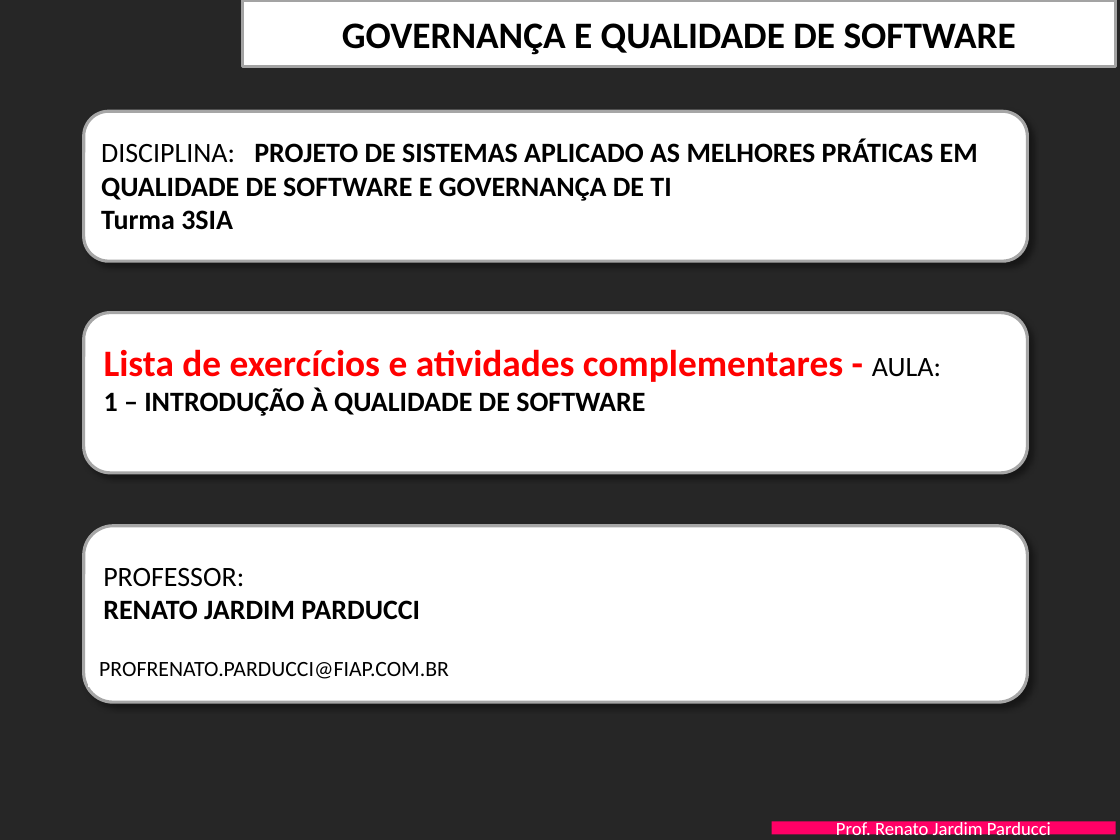
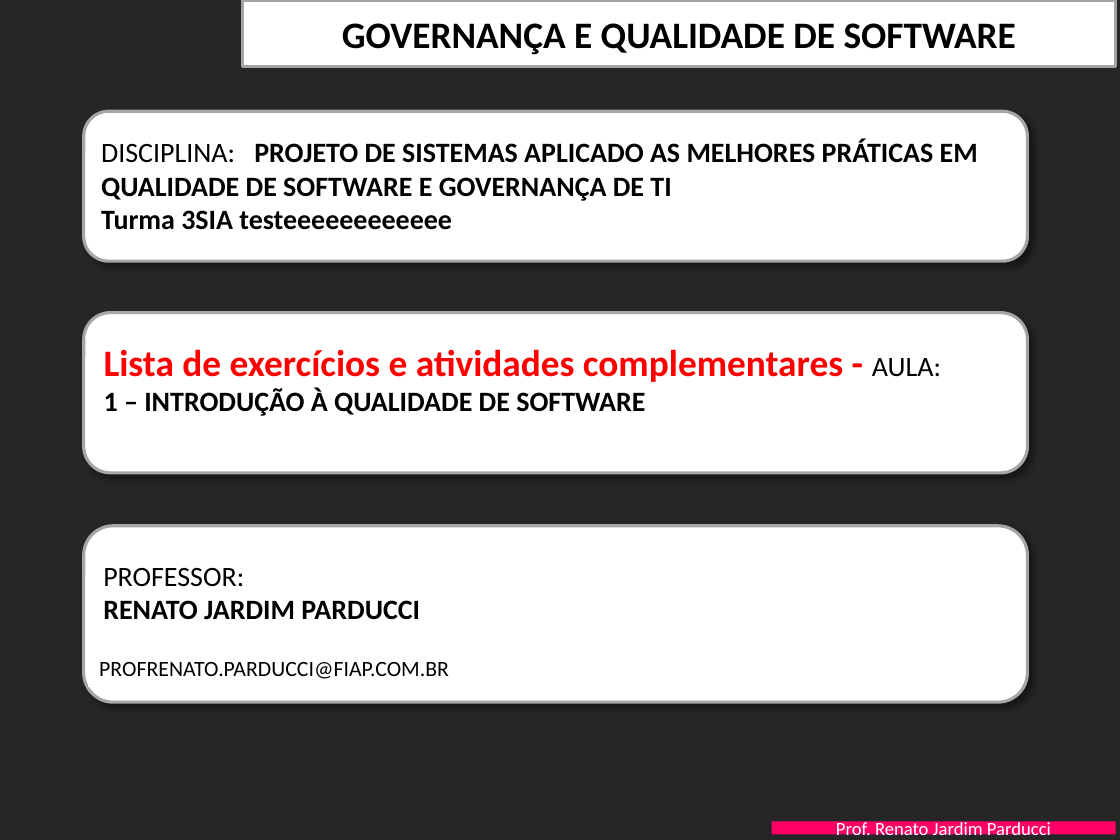
Before and after one commit to Trovovz/SI-Estacionamento, a slide deck: slide 1 of Documentacao/FIAP-QualidProjSW-Aula-1-Introducao Qualidade - EXERCICIOS.pptx. Drawn at 1120x840 pixels with LibreOffice and Linux fonts; fonts in the diff are those of the drawing; background and template pictures are left out. Boxes give left, top, right and bottom in pixels: in the first picture for what was removed or moved away, otherwise in the second. Text is boxed around its words. In the diff, an @@ line names an element or a change of style, - is before the commit and + after.

Commit message:
Mudança de texto PPT
Mudança de textos nos Exercicios.ppt

```diff
--- a/Documentacao/FIAP-QualidProjSW-Aula-1-Introducao Qualidade - EXERCICIOS.pptx
+++ b/Documentacao/FIAP-QualidProjSW-Aula-1-Introducao Qualidade - EXERCICIOS.pptx
@@ text at bbox=[101, 210, 452, 230]: text changed @@
-Turma 3SIA
+Turma 3SIA testeeeeeeeeeeee
```
